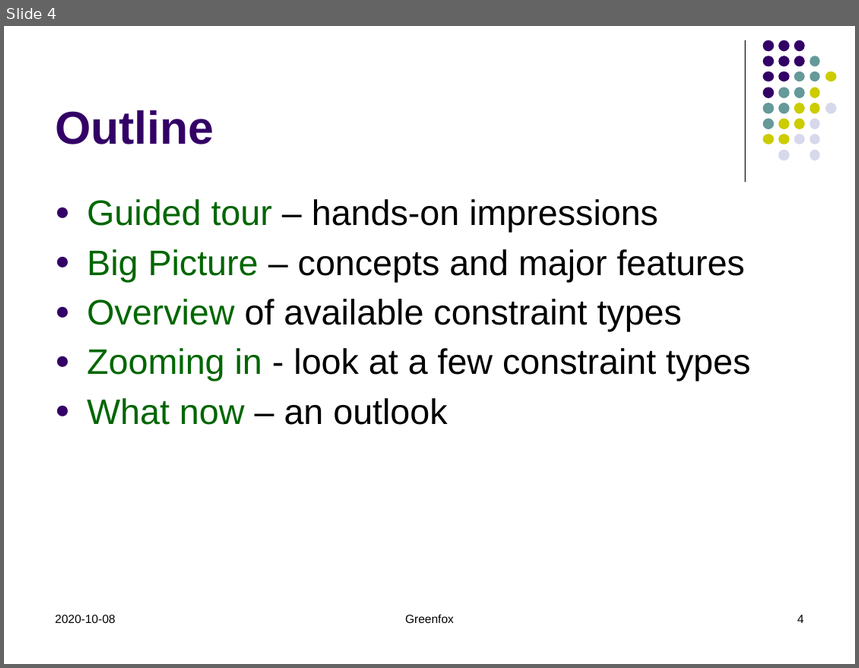
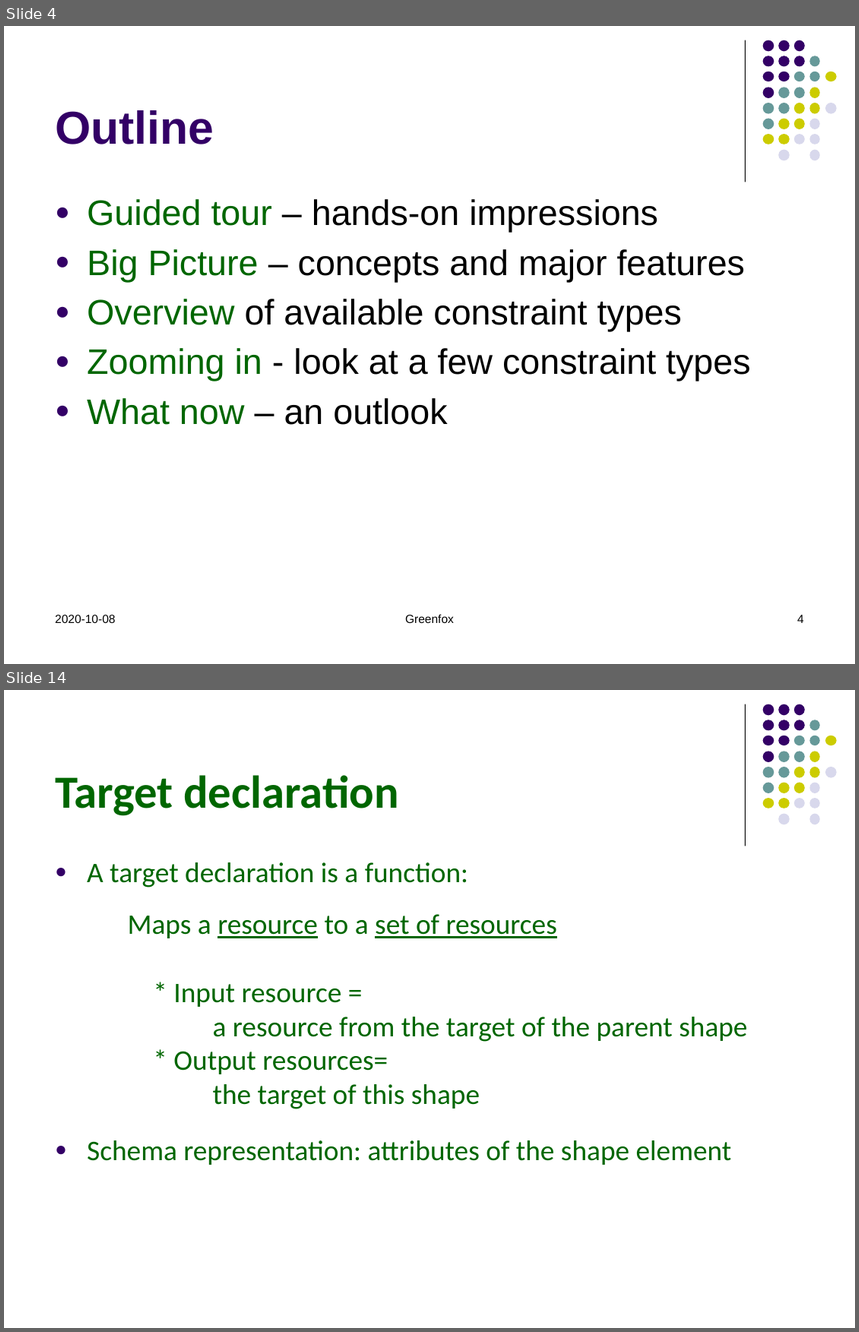
Before and after one commit to hrennau/greenfox, a slide deck: declarative-amsterdam-2020/an-introduction-to-greenfox/introduction-to-greenfox-part1.pptx. Shown one above the other, each under a label of ours: slide 4 before the commit, slides 4 and 14 after it; the slides between them are not shown. The pictures are 859x668 and 859x1332 pixels, drawn with LibreOffice and Linux fonts; fonts in the diff are those of the drawing. Boxes give left, top, right and bottom in pixels: in the first picture for what was removed or moved away, otherwise in the second. Text is boxed around its words. In the diff, an @@ line names an element or a change of style, - is before the commit and + after.

```diff
--- a/declarative-amsterdam-2020/an-introduction-to-greenfox/introduction-to-greenfox-part1.pptx
+++ b/declarative-amsterdam-2020/an-introduction-to-greenfox/introduction-to-greenfox-part1.pptx
@@ slide 14 added at (4, 690, 855, 1328), background #FFFFFF; not listed: 32 template elements that a slide beside it also shows @@
@@ title added at (55, 775, 398, 816), 39 pt, text #006600, bold @@
+Target declaration
@@ text added at (87, 863, 732, 1165), 24 pt, text #006600 @@
+● A target declaration is a function:
+● Schema representation: attributes of the shape element
@@ text added at (128, 914, 747, 1110), 24 pt, text #006600 @@
+Maps a resource to a set of resources
+* Input resource =
+a resource from the target of the parent shape
+* Output resources=
+the target of this shape
```
Also in this commit, not shown: 3 slides changed, 10 other slides added.
